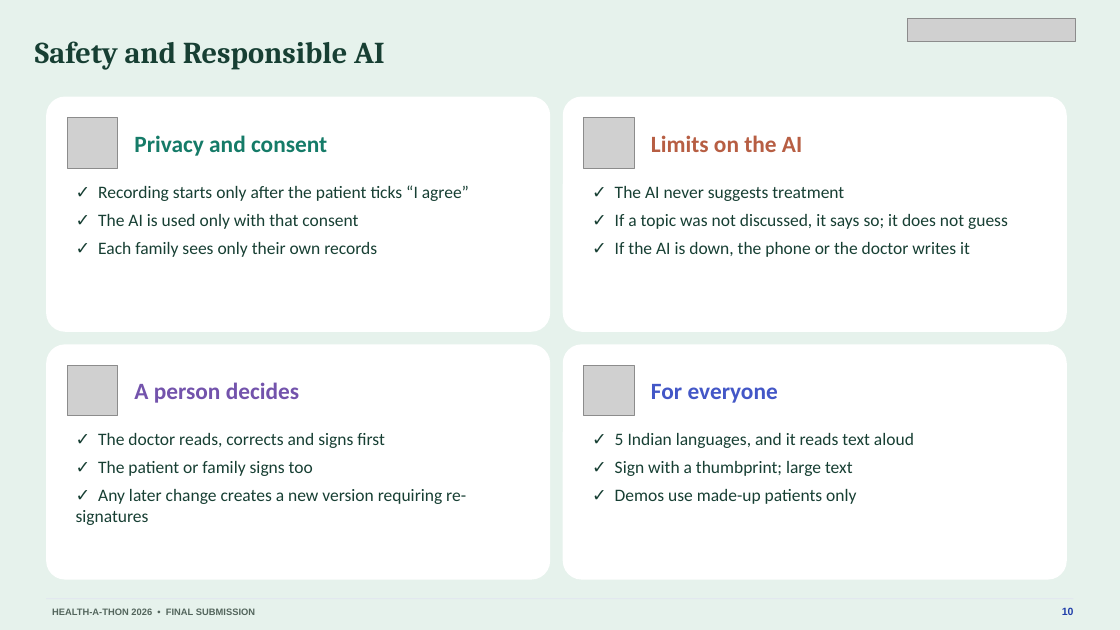
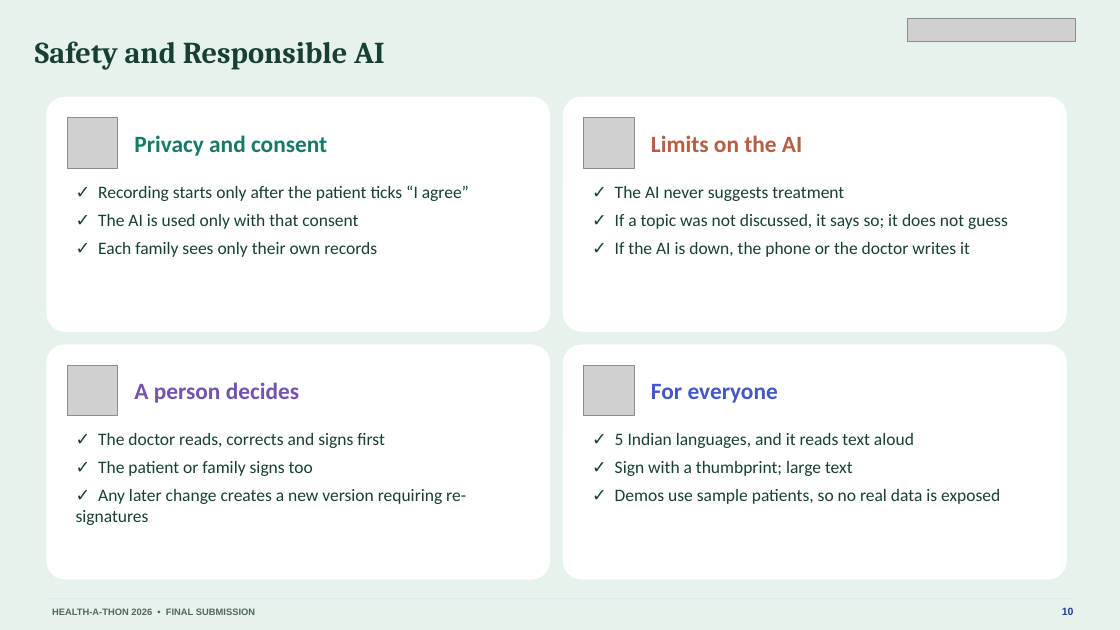
Before and after one commit to basithladdu/healthathon, a slide deck: slide 10 of output/final-submission/Sahara-Final-Presentation.pptx. Drawn at 1120x630 pixels with LibreOffice and Linux fonts; fonts in the diff are those of the drawing; grey boxes stand for pictures. Boxes give left, top, right and bottom in pixels: in the first picture for what was removed or moved away, otherwise in the second. Text is boxed around its words. In the diff, an @@ line names an element or a change of style, - is before the commit and + after.

```diff
--- a/output/final-submission/Sahara-Final-Presentation.pptx
+++ b/output/final-submission/Sahara-Final-Presentation.pptx
@@ text at [615,489,1000,504]: text changed @@
-✓ Demos use made-up patients only
+✓ Demos use sample patients, so no real data is exposed
```
Also in this commit, not shown: 7 other slides changed, 6 other files.
